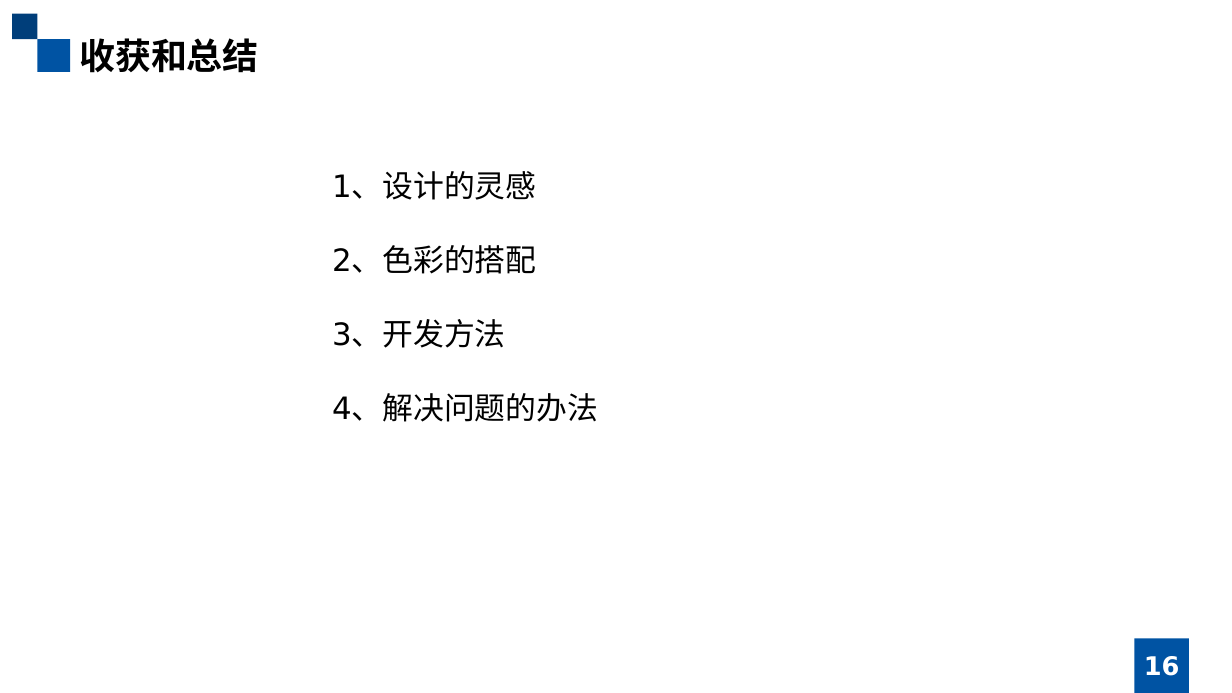
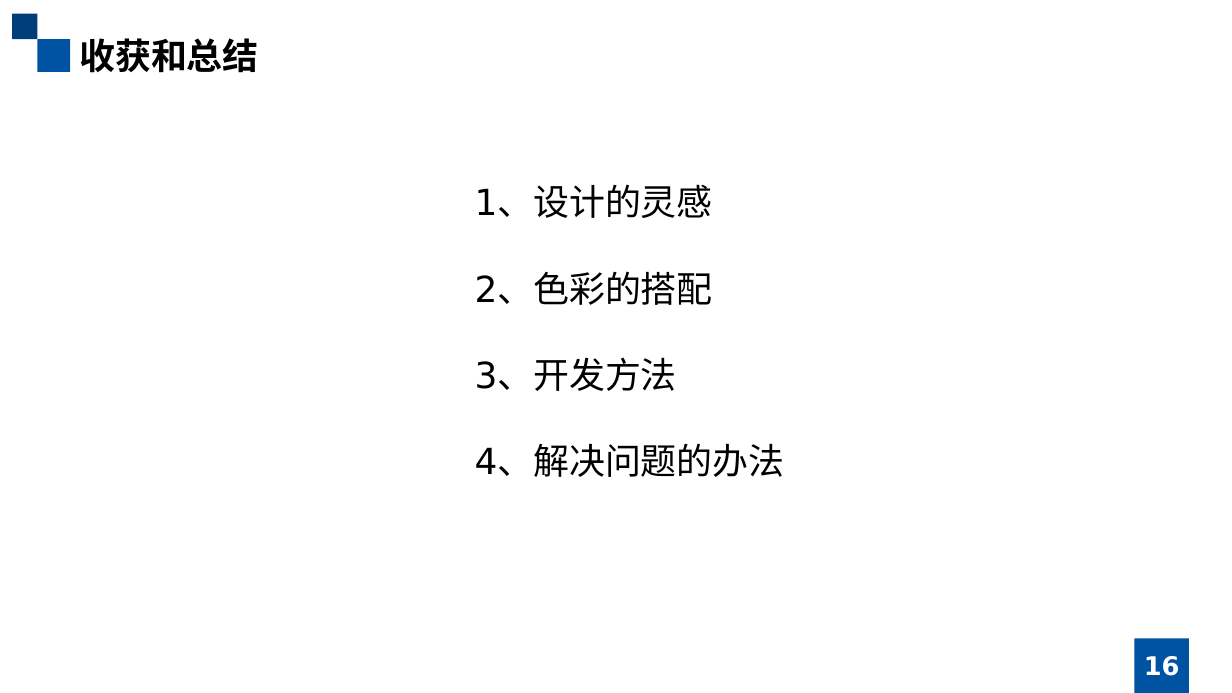
Before and after one commit to ZHAO-Shaofeng/bishe, a slide deck: slide 16 of 答辩PPT.pptx. Drawn at 1232x693 pixels with LibreOffice and Linux fonts; fonts in the diff are those of the drawing. Boxes give left, top, right and bottom in pixels: in the first picture for what was removed or moved away, otherwise in the second. Text is boxed around its words. In the diff, an @@ line names an element or a change of style, - is before the commit and + after.

```diff
--- a/答辩PPT.pptx
+++ b/答辩PPT.pptx
@@ text "1、设计的灵感": place and size @@
-text "1、设计的灵感" at [332,172,598,422]
+text "1、设计的灵感" at [475,187,785,477]
@@ text "1、设计的灵感" at [475,187,785,477]: size 24 to 28 pt @@
@@ text added at [81,443,827,477], 20 pt, text #FFFFFF @@
+由于该方向的应用原理和上面两个有所不同，所以改变了排版形式以区分这一特点。这段话原文中是三行，所以我在这里也得尽力把它编成三行的形式，这样排版才会好看些。
```
Also in this commit, not shown: 2 other slides changed.
